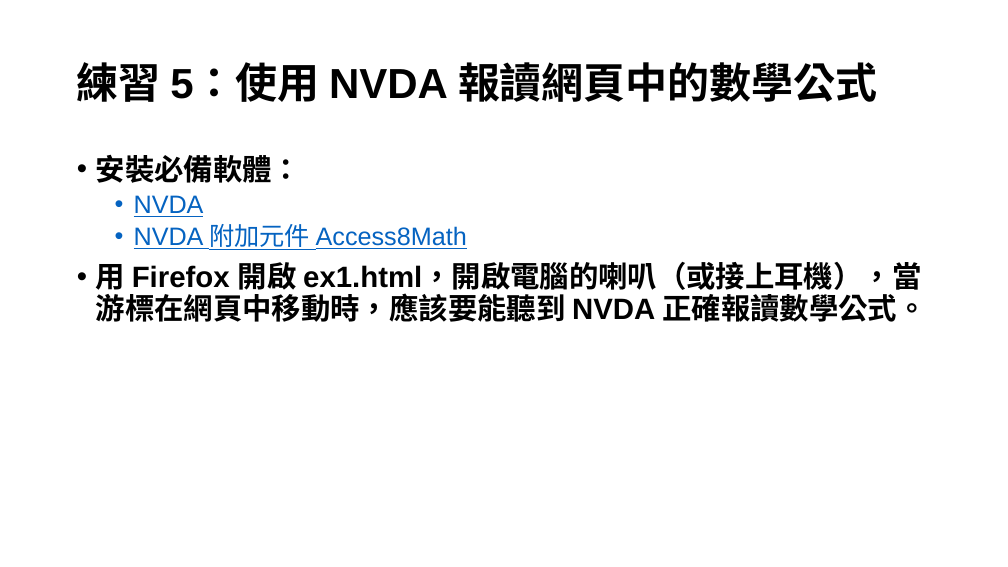
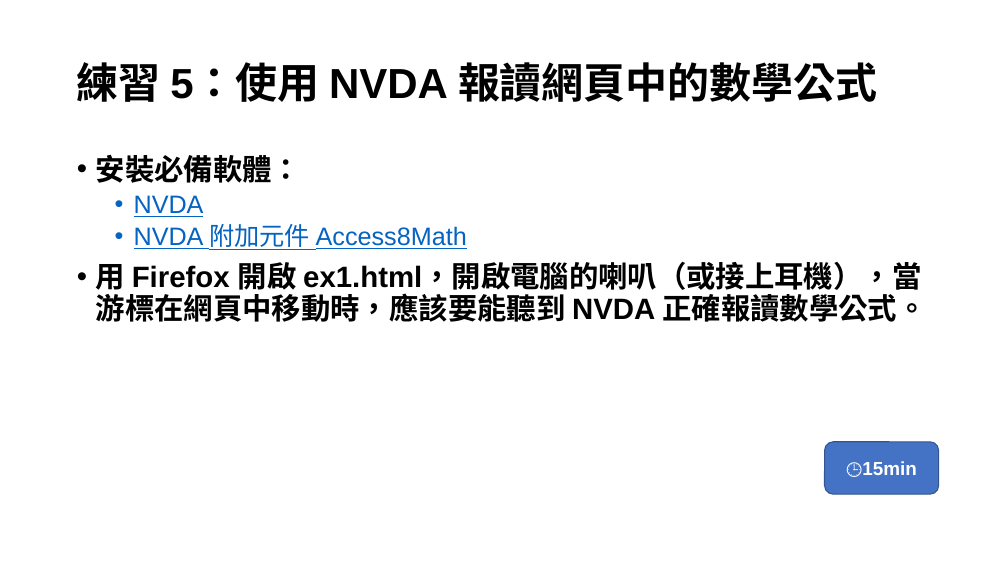
Before and after one commit to huanlin/VisualAids, a slide deck: slide 19 of Seminar/視障輔助教材轉檔研討會/投影片.pptx. Drawn at 1008x567 pixels with LibreOffice and Linux fonts; fonts in the diff are those of the drawing. Boxes give left, top, right and bottom in pixels: in the first picture for what was removed or moved away, otherwise in the second. Text is boxed around its words. In the diff, an @@ line names an element or a change of style, - is before the commit and + after.

```diff
--- a/Seminar/視障輔助教材轉檔研討會/投影片.pptx
+++ b/Seminar/視障輔助教材轉檔研討會/投影片.pptx
@@ rounded rectangle added at (825,442,939,494), fill #4472C4, outline #325491 1 pt, 18 pt, text #FFFFFF, bold @@
+🕒15min
```
Also in this commit, not shown: 5 other slides changed.
